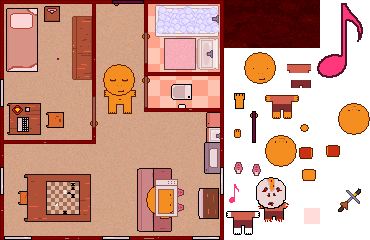
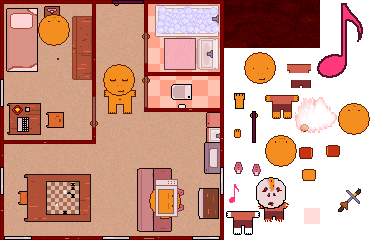
Layer changes from the first 370x240 image to the second:
added layer "Layer 71" (60%) above "Layer 60" over [295,97,337,133]
painted on "Layer 56 copy 2" over [146,186,181,214]
added layer "Layer 56 copy 3" above "Layer 56 copy" over [38,14,70,46]
